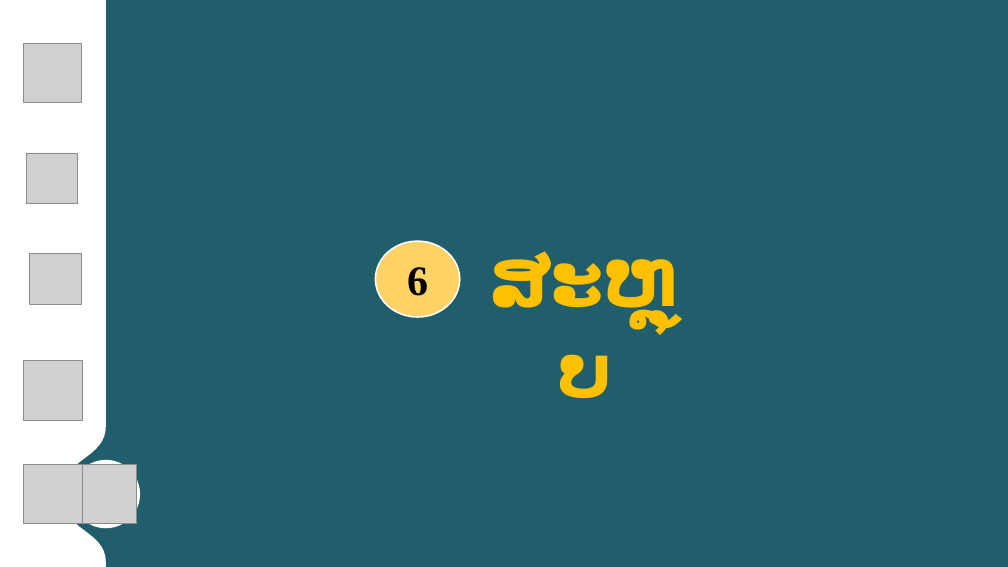
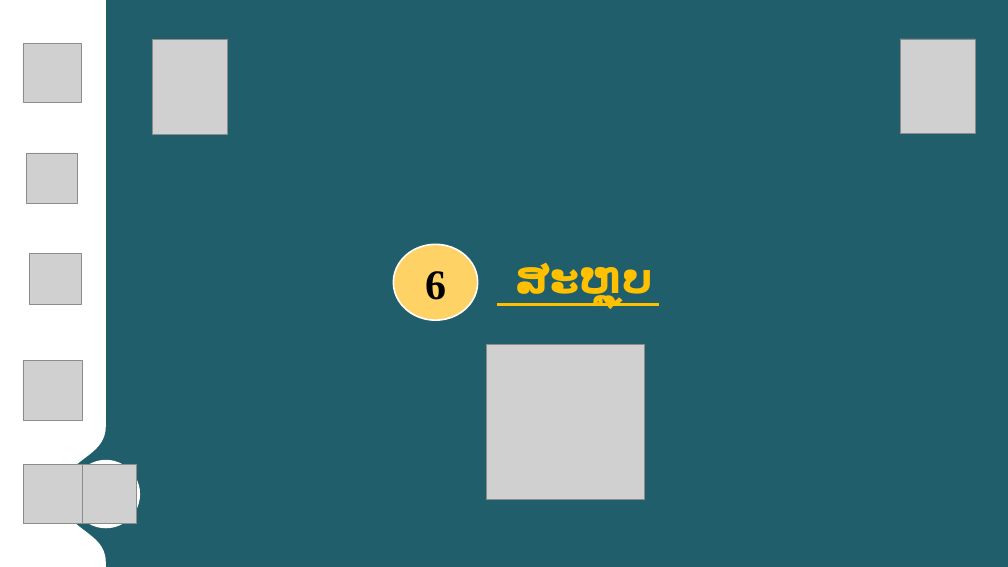
Before and after one commit to Phonekham/BusReservationDocs, a slide deck: slide 25 of Present Final.pptx. Drawn at 1008x567 pixels with LibreOffice and Linux fonts; fonts in the diff are those of the drawing; grey boxes stand for pictures; background and template pictures are left out. Boxes give left, top, right and bottom in pixels: in the first picture for what was removed or moved away, otherwise in the second. Text is boxed around its words. In the diff, an @@ line names an element or a change of style, - is before the commit and + after.

```diff
--- a/Present Final.pptx
+++ b/Present Final.pptx
@@ picture added at (153, 40, 228, 135) @@
@@ picture added at (901, 39, 975, 134) @@
@@ ellipse "6": place and size @@
-ellipse "6" at (376, 241, 461, 317)
+ellipse "6" at (393, 244, 478, 320)
@@ text "ສະຫຼຸບ": place and size @@
-text "ສະຫຼຸບ" at (489, 251, 681, 398)
+text "ສະຫຼຸບ" at (516, 263, 653, 303)
@@ text "ສະຫຼຸບ" at (516, 263, 653, 303): size 72 to 40 pt @@
@@ line added from (497, 305) to (659, 305), #FFC000 2.25 pt @@
@@ picture added at (487, 344, 645, 500) @@
```
Also in this commit, not shown: 11 other slides changed, 1 slide added, 1 other file.
